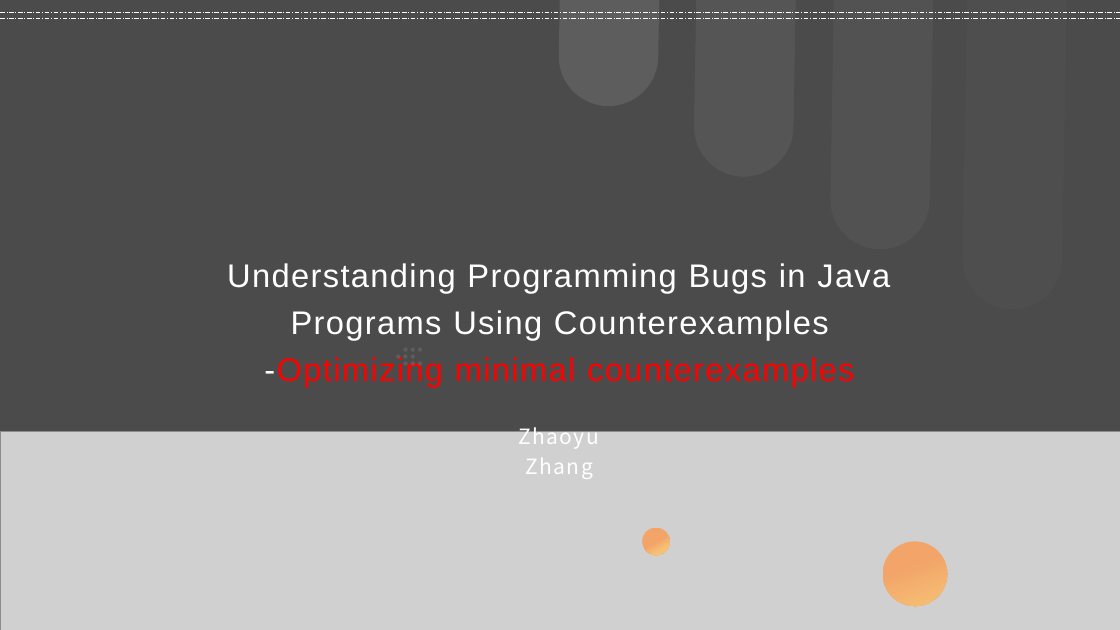
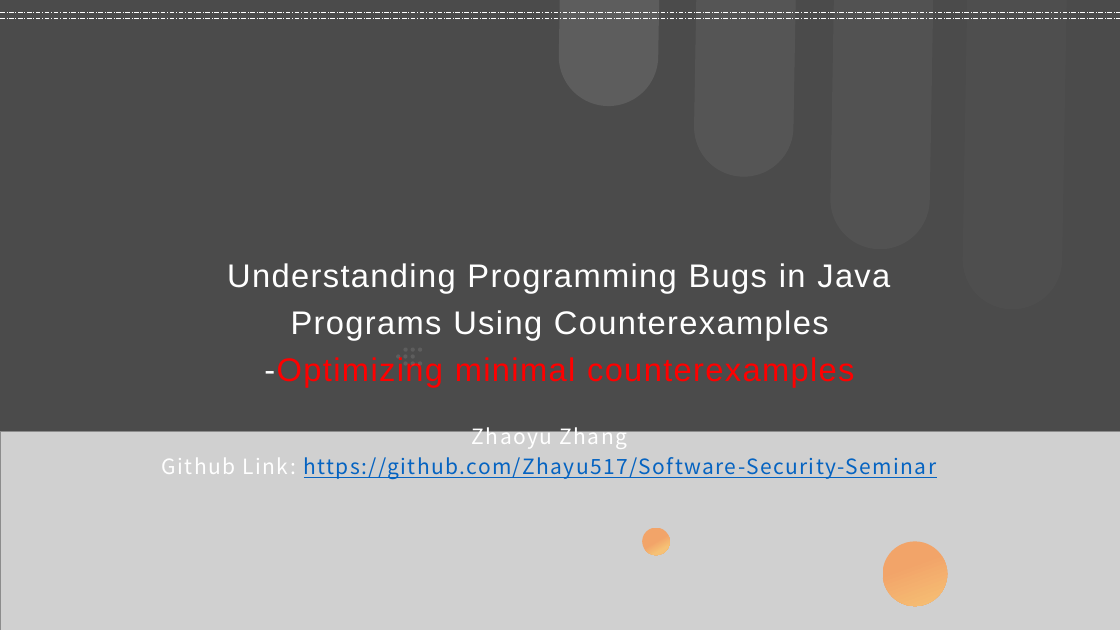
Before and after one commit to Zhayu517/Optimizing-minimal-counterexamples, a slide deck: slide 1 of Seminar.pptx. Drawn at 1120x630 pixels with LibreOffice and Linux fonts; fonts in the diff are those of the drawing; grey boxes stand for pictures. Boxes give left, top, right and bottom in pixels: in the first picture for what was removed or moved away, otherwise in the second. Text is boxed around its words. In the diff, an @@ line names an element or a change of style, - is before the commit and + after.

```diff
--- a/Seminar.pptx
+++ b/Seminar.pptx
@@ text "Zhaoyu Zhang": place and size @@
-text "Zhaoyu Zhang" at [518, 423, 598, 479]
+text "Zhaoyu Zhang" at [162, 423, 937, 479]
@@ text at [162, 457, 937, 479]: paragraph added @@
+Github Link: https://github.com/Zhayu517/Software-Security-Seminar
```
Also in this commit, not shown: 1 other file.
